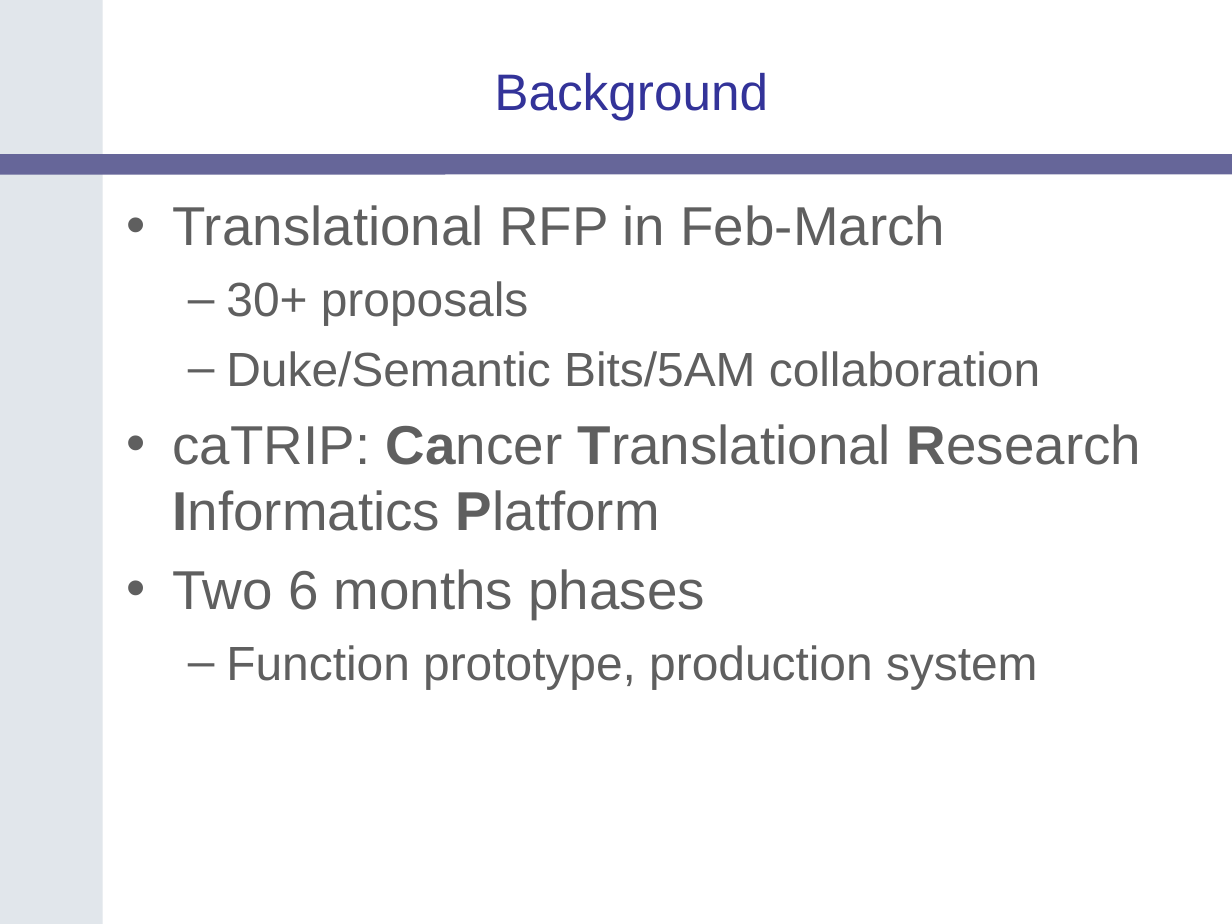
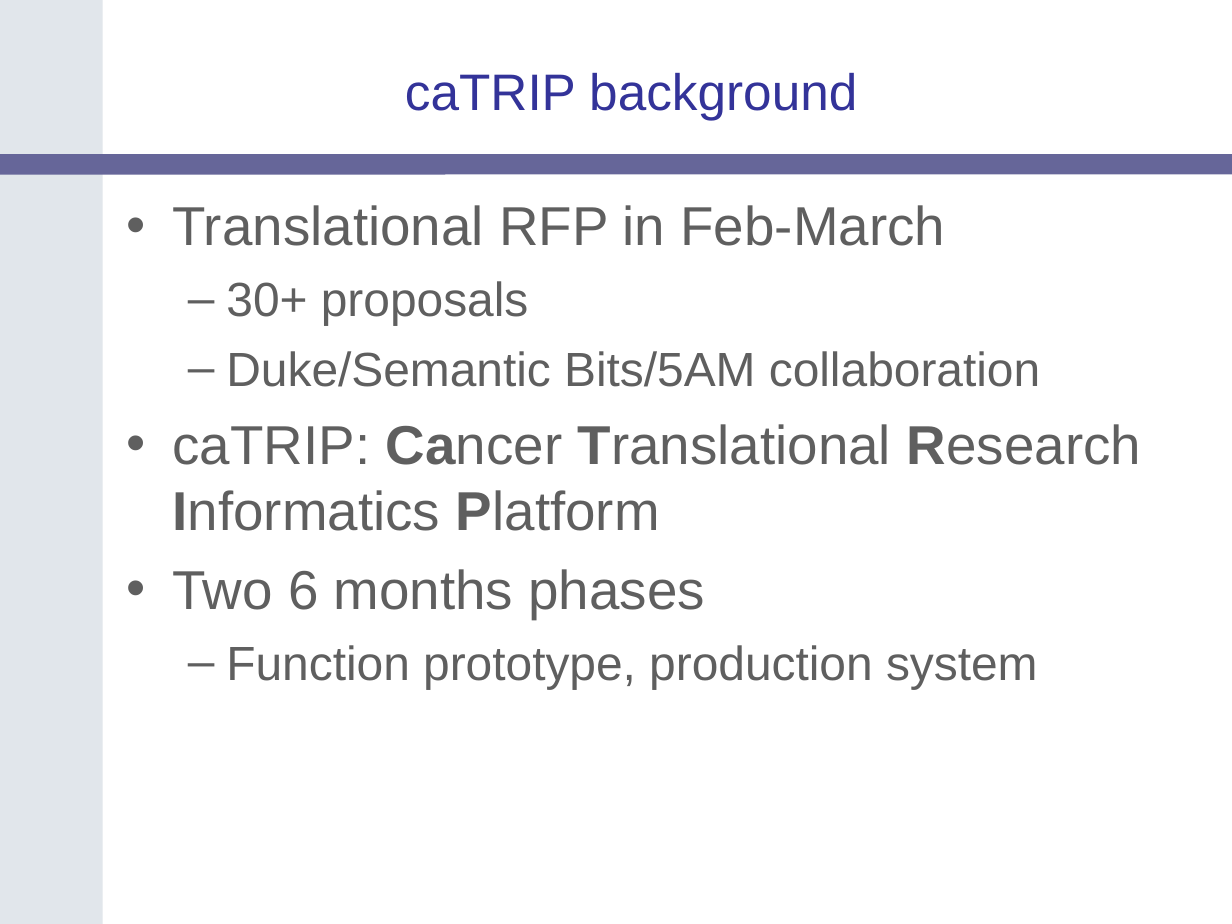
Before and after one commit to NCIP/catrip, a slide deck: slide 6 of catrip/documentation/presentations/breast_clinic_2006_06_19/duke_breast_clinic_2006_06_13.ppt (slide 3 before the commit). Drawn at 1232x924 pixels with LibreOffice and Linux fonts; fonts in the diff are those of the drawing; background and template pictures are left out. Boxes give left, top, right and bottom in pixels: in the first picture for what was removed or moved away, otherwise in the second. Text is boxed around its words. In the diff, an @@ line names an element or a change of style, - is before the commit and + after.

```diff
--- a/catrip/documentation/presentations/breast_clinic_2006_06_19/duke_breast_clinic_2006_06_13.ppt
+++ b/catrip/documentation/presentations/breast_clinic_2006_06_19/duke_breast_clinic_2006_06_13.ppt
@@ title at (x1=405, y1=73, x2=857, y2=120): text changed @@
-Background
+caTRIP background
```
Also in this commit, not shown: 2 other slides changed, 3 slides added.
